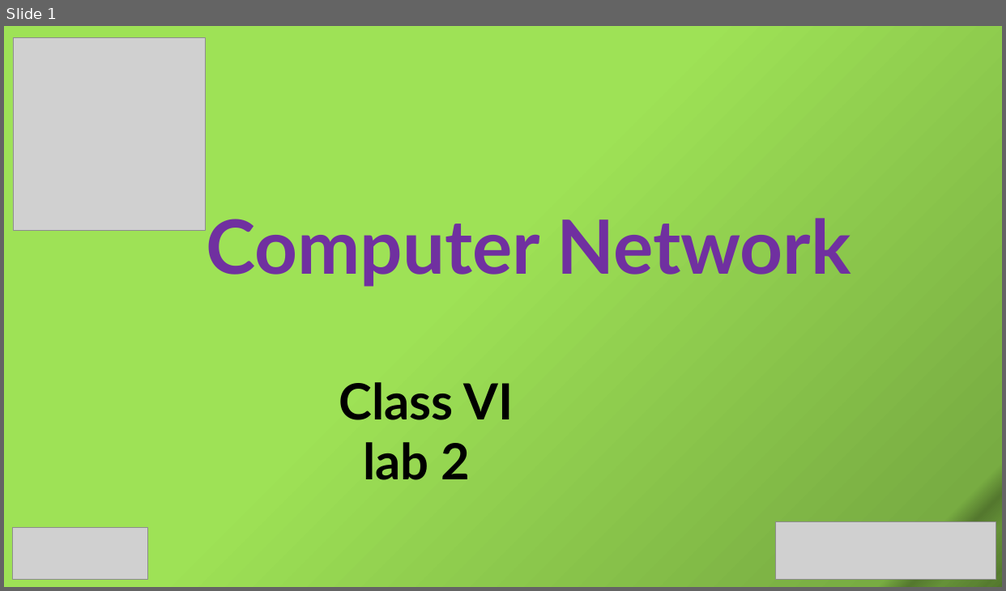
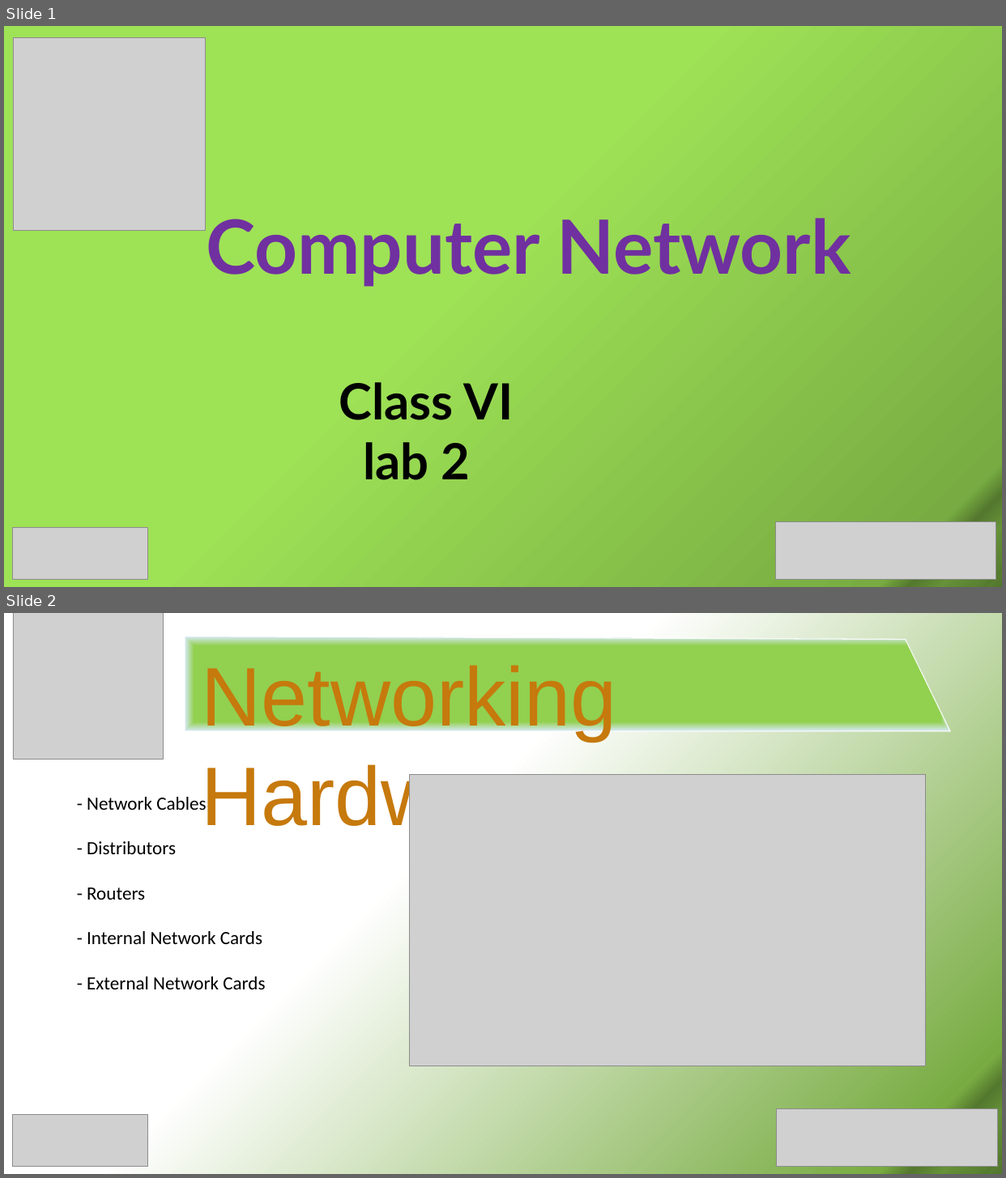
Before and after one commit to SabitDeepto/IIDP, a slide deck: class 6/networking (Lab 1 - 6)/Network 2/2. Presentation/2.pptx. Shown one above the other, each under a label of ours: slide 1 before the commit, slides 1 and 2 after it. The pictures are 1006x591 and 1006x1178 pixels, drawn with LibreOffice and Linux fonts; fonts in the diff are those of the drawing; grey boxes stand for pictures. Boxes give left, top, right and bottom in pixels: in the first picture for what was removed or moved away, otherwise in the second. Text is boxed around its words. In the diff, an @@ line names an element or a change of style, - is before the commit and + after.

```diff
--- a/class 6/networking (Lab 1 - 6)/Network 2/2. Presentation/2.pptx
+++ b/class 6/networking (Lab 1 - 6)/Network 2/2. Presentation/2.pptx
@@ slide 2 added at (x1=4, y1=613, x2=1002, y2=1174), background gradient #FFFFFF to #78AC42 to #54782E to #659138 to #5C8433 to #557A2F to #577D30 to #52762D @@
@@ picture added at (x1=13, y1=613, x2=164, y2=759) @@
@@ freeform shape added at (x1=185, y1=636, x2=950, y2=731), fill gradient #92D050 to #D8E9FA, outline #FFFFFF 1 pt @@
@@ text added at (x1=202, y1=666, x2=617, y2=841), 80 pt, text #C6790C @@
+Networking Hardware
@@ picture added at (x1=409, y1=774, x2=925, y2=1066) @@
@@ text added at (x1=87, y1=797, x2=265, y2=990), 18 pt, text #000000 @@
+- Network Cables
+- Distributors
+- Routers
+- Internal Network Cards
+- External Network Cards
@@ picture added at (x1=13, y1=1114, x2=147, y2=1166) @@
@@ picture added at (x1=777, y1=1110, x2=997, y2=1167) @@
```
Also in this commit, not shown: 6 other slides added, 1 slide removed, 43 other files.
